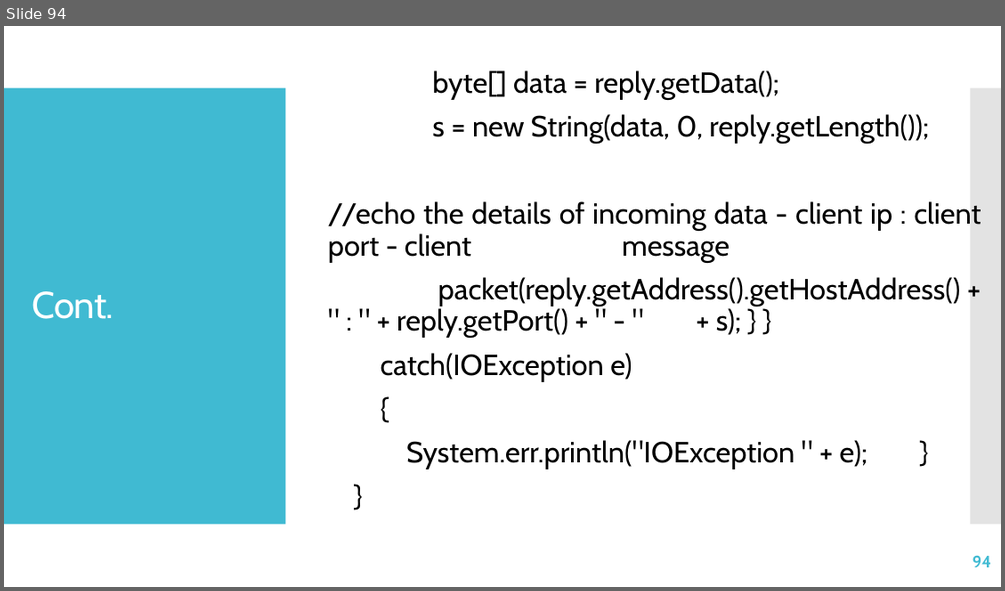
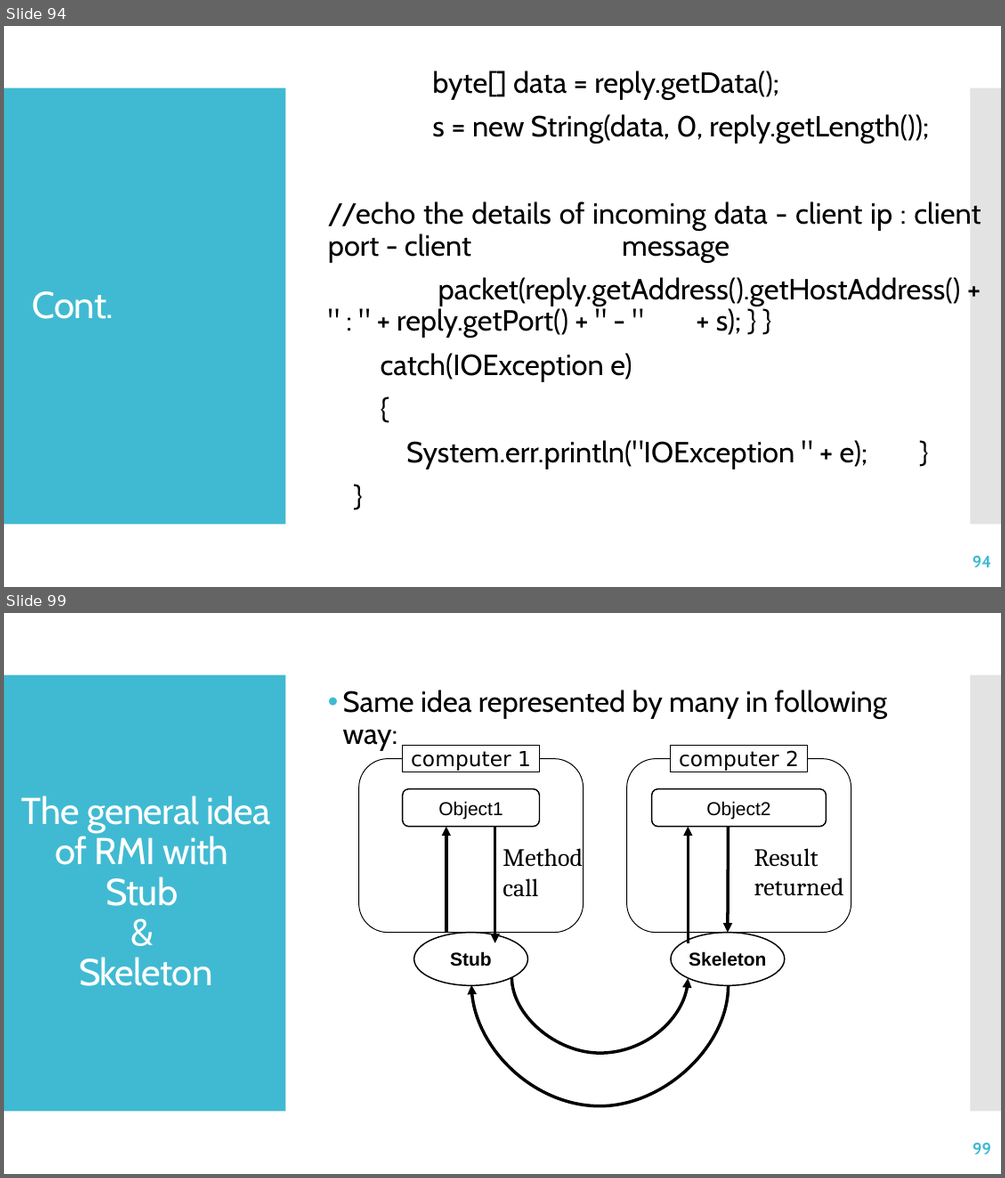
Before and after one commit to jrambasana/AJP2022-code, a slide deck: AJP Slides/AJP - Unit 1 - Java Networking.pptx. Shown one above the other, each under a label of ours: slide 94 before the commit, slides 94 and 99 after it; the slides between them are not shown. The pictures are 1005x591 and 1005x1178 pixels, drawn with LibreOffice and Linux fonts; fonts in the diff are those of the drawing. Boxes give left, top, right and bottom in pixels: in the first picture for what was removed or moved away, otherwise in the second. Text is boxed around its words. In the diff, an @@ line names an element or a change of style, - is before the commit and + after.

```diff
--- a/AJP Slides/AJP - Unit 1 - Java Networking.pptx
+++ b/AJP Slides/AJP - Unit 1 - Java Networking.pptx
@@ slide 99 added at <box>4,613,1001,1174</box>, background #FFFFFF; not listed: 2 template elements that a slide beside it also shows @@
@@ text added at <box>343,690,888,751</box>, 28 pt, text #000000 @@
+• Same idea represented by many in following way:
@@ rectangle added at <box>403,746,540,772</box>, fill #FFFFFF, outline #000000 0.85 pt, 20 pt, text #000000 @@
+computer 1
@@ rectangle added at <box>671,746,807,772</box>, fill #FFFFFF, outline #000000 0.85 pt, 20 pt, text #000000 @@
+computer 2
@@ rounded rectangle added at <box>359,759,583,933</box>, fill #FFFFFF, outline #000000 0.85 pt @@
@@ rounded rectangle added at <box>627,759,851,933</box>, fill #FFFFFF, outline #000000 0.85 pt @@
@@ title added at <box>22,795,271,986</box>, 36 pt, text #FFFFFF @@
+The general idea of RMI with
+Stub
+&
+Skeleton
@@ rounded rectangle added at <box>403,788,540,826</box>, outline #000000 1.25 pt, 18 pt, text #000000 @@
+Object1
@@ rounded rectangle added at <box>652,788,825,826</box>, outline #000000 1.25 pt, 18 pt, text #000000 @@
+Object2
@@ arrow added from (446, 933) to (446, 826), #000000 3 pt @@
@@ arrow added from (495, 826) to (495, 943), #000000 3 pt @@
@@ arrow added from (688, 943) to (688, 826), #000000 3 pt @@
@@ arrow added from (728, 826) to (728, 933), #000000 3 pt @@
@@ text added at <box>502,848,582,897</box>, 24 pt, text #000000 @@
+Method call
@@ text added at <box>754,848,844,896</box>, 24 pt, text #000000 @@
+Result returned
@@ ellipse added at <box>413,933,527,985</box>, outline #000000 1.25 pt, 18 pt, text #000000, bold @@
+Stub
@@ ellipse added at <box>671,933,785,985</box>, outline #000000 1.25 pt, 18 pt, text #000000, bold @@
+Skeleton
@@ curved arrow added from (728, 986) to (471, 985), #000000 3 pt @@
@@ curved arrow added from (512, 977) to (688, 978), #000000 3 pt @@
@@ page number added at <box>972,1142,991,1154</box>, 16 pt, text #40BAD2, bold @@
+99
```
Also in this commit, not shown: 37 other slides added, 23 other files.
